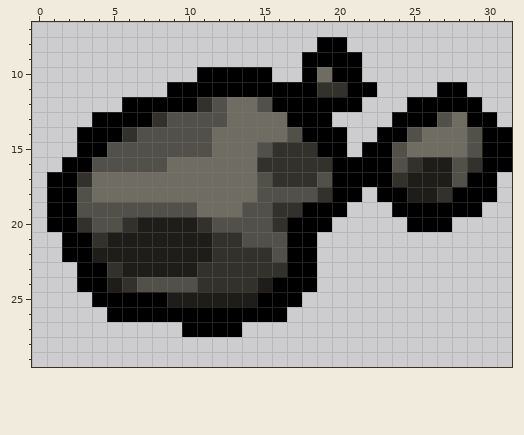
Edited in one commit: pixel-art sprite (resources/gfx/items/trinkets/andromeda_meteorite.png). Above, as it was before the edit.
The file is 32x32 pixels. Shown: x 0..31, y 7..29.
The result:
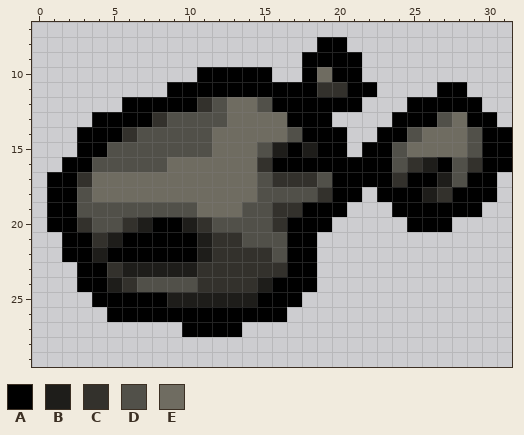
Palette (. is transparent): A #000000  B #1e1d1a  C #33312c  D #515049  E #6f6c61
Diff:
y 15: x 16..18 CCC -> BAB
y 16: x 16..19 CCCC -> AAAA; x 27 B -> A
y 17: x 25..26 BB -> AA
y 18: x 25 B -> A
y 20: x 8..9 BB -> AA
y 21: x 6..10 BBBBB -> AAAAA
y 22: x 5..10 BBBBBB -> AAAAAA
